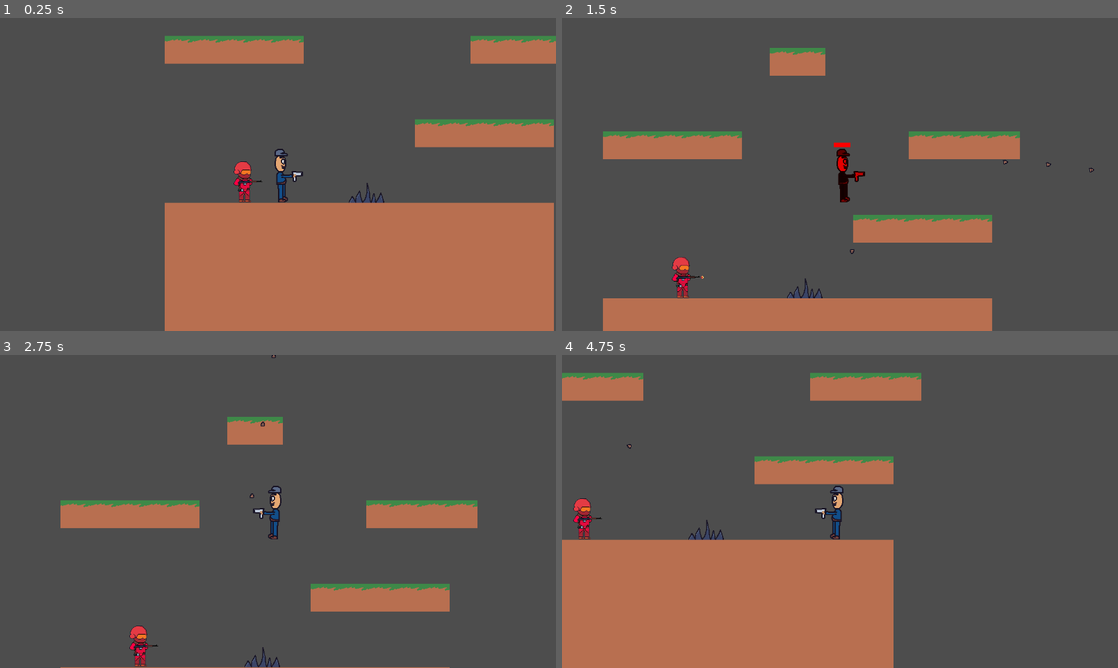
Above: before the commit, frames 1-4 (two rows, left to right).
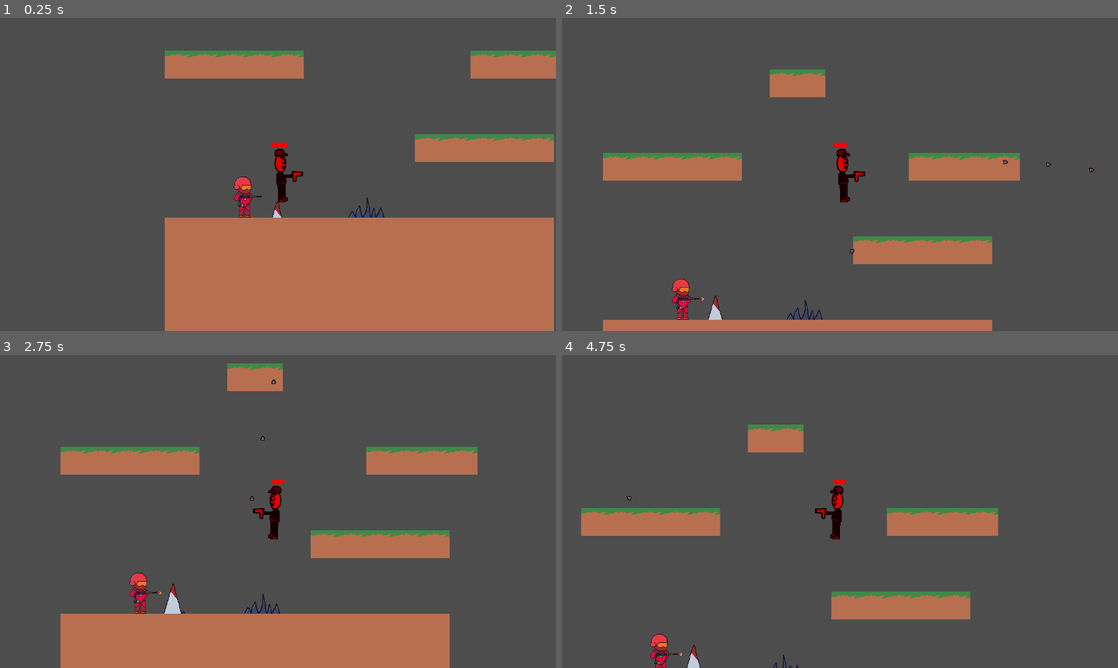
Above: after the commit, the same moments.

Repository: LeoTheG/game-jam-platformer
Game: Godot game, scene res://game.tscn
Two runs of this game, one before a commit and one after it. Both use one fixed random seed, a clock stepped at 60 frames per second and the inputs below.
Inputs (mouse positions are in pixels of both pictures, inside the frame that each line leads up to):
- Up to frame 1 (0.25 s): no input
- Up to frame 2 (1.5 s): move the mouse to (962, 158) at 0.52 s; press the mouse at (962, 158) at 0.53 s; hold D (right) from 0.53 s (still down); tap Space (jump) at 0.77 s; move the mouse to (728, 190) at 1.27 s; release the mouse at (728, 190) at 1.28 s; click (728, 190) at 1.35 s
- Up to frame 3 (2.75 s): tap Space (jump) at 1.52 s; move the mouse to (333, 442) at 2.02 s; release D (right) at 2.03 s; press the mouse at (333, 442) at 2.03 s; hold A (left) from 2.03 s (still down)
- Up to frame 4 (4.75 s): move the mouse to (812, 574) at 2.77 s; release A (left) at 2.78 s; release the mouse at (812, 574) at 2.78 s; hold D (right) 2.78-4.28 s; click (812, 574) at 2.85 s; tap Space (jump) at 3.02, 3.77, 4.52 s; move the mouse to (1006, 558) at 3.52 s; press the mouse at (1006, 558) at 3.53 s; move the mouse to (673, 464) at 4.27 s; release the mouse at (673, 464) at 4.28 s; hold A (left) from 4.28 s (still down); click (673, 464) at 4.35 s

The runs differ from the first frame. In frame 1, 12% of the frame differs, in the area x 29-100%, y 5-64%; in frame 2, 18%; in frame 3, 27%; in frame 4, 36%, in the area x 0-79%, y 5-100%.

Commit message:
added moving spikes

Diff:
--- /dev/null
+++ b/MovingObj.gd
@@ -0,0 +1,30 @@
+extends Node2D
+
+@onready var area2D = $Sprite2D/Area2D
+@onready var player = Globals.Player
+@onready var animationPlayer = $AnimationPlayer
+var isCollidingWithPlayer = false
+var damageAmount = 10
+var point1 = Vector2(0,0)
+var point2 = Vector2(0,0)
+
+func _ready():
+	animationPlayer.play("move")
+	var screenSize = get_viewport().get_visible_rect().size
+	area2D.connect("body_entered", _on_body_entered)
+	area2D.connect("body_exited", _on_body_exited)
+
+
+func _on_body_entered(body):
+	if body.name == "Player":
+		isCollidingWithPlayer = true
+
+
+func _on_body_exited(body):
+	if body.name == "Player":
+		isCollidingWithPlayer = false
+
+
+func _process(_delta):
+	if isCollidingWithPlayer:
+		player.damage(damageAmount)
--- a/game.tscn
+++ b/game.tscn
@@ -1,9 +1,10 @@
-[gd_scene load_steps=5 format=3 uid="uid://bfmfcca0b87gg"]
+[gd_scene load_steps=6 format=3 uid="uid://bfmfcca0b87gg"]
 
 [ext_resource type="PackedScene" uid="uid://cr8jsslnyubbc" path="res://maps/map_jungle.tscn" id="1_ecfde"]
 [ext_resource type="PackedScene" uid="uid://3fgc65u1qa4" path="res://characters/player.tscn" id="2_frwyn"]
 [ext_resource type="PackedScene" uid="uid://co0x8fksr17aj" path="res://static_objects/spike.tscn" id="3_h8trb"]
-[ext_resource type="PackedScene" path="res://characters/gun_soldier.tscn" id="4_k6bxb"]
+[ext_resource type="PackedScene" uid="uid://dqe0tl8osfvfg" path="res://static_objects/movingSpike.tscn" id="4_f3umd"]
+[ext_resource type="PackedScene" uid="uid://cmw0lx567chv2" path="res://characters/gun_soldier.tscn" id="4_k6bxb"]
 
 [node name="Game" type="Node2D"]
 
@@ -12,6 +13,8 @@
 [node name="TileMap" parent="." instance=ExtResource("1_ecfde")]
 
 [node name="Spike" parent="TileMap" instance=ExtResource("3_h8trb")]
+
+[node name="MovingSpike" parent="TileMap" instance=ExtResource("4_f3umd")]
 
 [node name="GameOverScreen" type="CanvasLayer" parent="."]
 visible = false
--- /dev/null
+++ b/static_objects/movingSpike.tscn
@@ -0,0 +1,59 @@
+[gd_scene load_steps=6 format=3 uid="uid://dqe0tl8osfvfg"]
+
+[ext_resource type="Script" path="res://MovingObj.gd" id="1_61dgq"]
+[ext_resource type="Texture2D" uid="uid://coo3snud05w5q" path="res://sprites/Spike.png" id="2_5f6m3"]
+
+[sub_resource type="RectangleShape2D" id="RectangleShape2D_d2a6g"]
+size = Vector2(122, 12)
+
+[sub_resource type="Animation" id="Animation_2gshk"]
+resource_name = "move"
+length = 2.0
+loop_mode = 1
+tracks/0/type = "value"
+tracks/0/imported = false
+tracks/0/enabled = true
+tracks/0/path = NodePath("Sprite2D:position")
+tracks/0/interp = 1
+tracks/0/loop_wrap = true
+tracks/0/keys = {
+"times": PackedFloat32Array(0, 1, 2),
+"transitions": PackedFloat32Array(1, 1, 1),
+"update": 0,
+"values": [Vector2(17, 214), Vector2(17, 150), Vector2(17, 214)]
+}
+
+[sub_resource type="AnimationLibrary" id="AnimationLibrary_o2sh3"]
+_data = {
+"move": SubResource("Animation_2gshk")
+}
+
+[node name="MovingSpike" type="Node2D"]
+z_index = -2
+position = Vector2(-7, -191)
+script = ExtResource("1_61dgq")
+
+[node name="Sprite2D" type="Sprite2D" parent="."]
+position = Vector2(17, 209.369)
+texture = ExtResource("2_5f6m3")
+
+[node name="StaticBody2D" type="StaticBody2D" parent="Sprite2D"]
+
+[node name="CollisionPolygon2D" type="CollisionPolygon2D" parent="Sprite2D/StaticBody2D"]
+position = Vector2(0, 1)
+polygon = PackedVector2Array(-5, -45, 13, 30, 17, 20, 20, 20, 23, 36, 29, 28, 43, 53, 48, 43, 62, 62, -62, 64, -53, 53, -51, 60, -42, 46, -38, 57)
+
+[node name="CollisionShape2D" type="CollisionShape2D" parent="Sprite2D/StaticBody2D"]
+position = Vector2(-1, 59)
+shape = SubResource("RectangleShape2D_d2a6g")
+
+[node name="Area2D" type="Area2D" parent="Sprite2D"]
+position = Vector2(-391, 67)
+
+[node name="CollisionPolygon2D" type="CollisionPolygon2D" parent="Sprite2D/Area2D"]
+polygon = PackedVector2Array(348, -22, 353, -10, 384, -112, 404, -36, 408, -47, 411, -45, 413, -31, 419, -40, 433, -14, 440, -23, 452, -5, 329, -3, 337, -13, 340, -8)
+
+[node name="AnimationPlayer" type="AnimationPlayer" parent="."]
+libraries = {
+"": SubResource("AnimationLibrary_o2sh3")
+}
--- a/static_objects/spike.tscn
+++ b/static_objects/spike.tscn
@@ -1,11 +1,7 @@
-[gd_scene load_steps=5 format=3 uid="uid://co0x8fksr17aj"]
+[gd_scene load_steps=4 format=3 uid="uid://co0x8fksr17aj"]
 
 [ext_resource type="Script" path="res://dangerousObject.gd" id="1_kgf5o"]
-[ext_resource type="Texture2D" uid="uid://csqk0o0lqanh1" path="res://sprites/objects.png" id="2_to1li"]
-
-[sub_resource type="AtlasTexture" id="AtlasTexture_y5jk0"]
-atlas = ExtResource("2_to1li")
-region = Rect2(0, 0, 128, 128)
+[ext_resource type="Texture2D" uid="uid://csqk0o0lqanh1" path="res://sprites/objects.png" id="2_rra0n"]
 
 [sub_resource type="RectangleShape2D" id="RectangleShape2D_ml1ku"]
 size = Vector2(72, 11)
@@ -16,7 +12,7 @@
 
 [node name="Sprite2D" type="Sprite2D" parent="."]
 position = Vector2(288, -64)
-texture = SubResource("AtlasTexture_y5jk0")
+texture = ExtResource("2_rra0n")
 
 [node name="StaticBody2D" type="StaticBody2D" parent="Sprite2D"]
 
Binary file added: sprites/Spike.aseprite
Binary file added: sprites/Spike.png
Not shown, added: sprites/Spike.png.import
